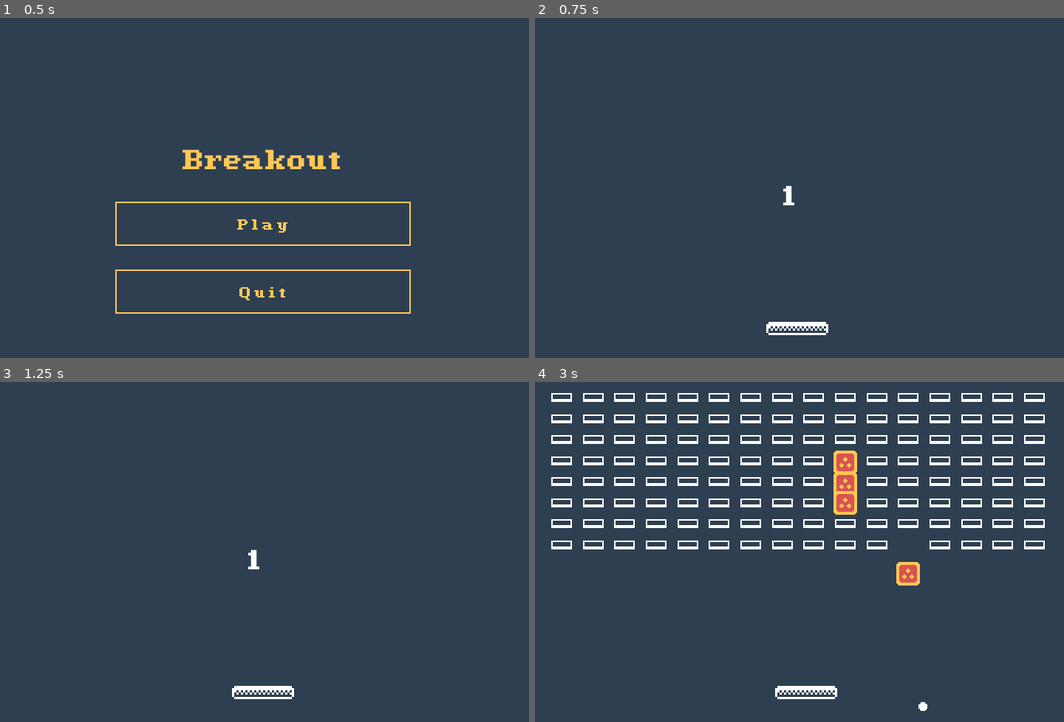
Above: before the commit, frames 1-4 (two rows, left to right).
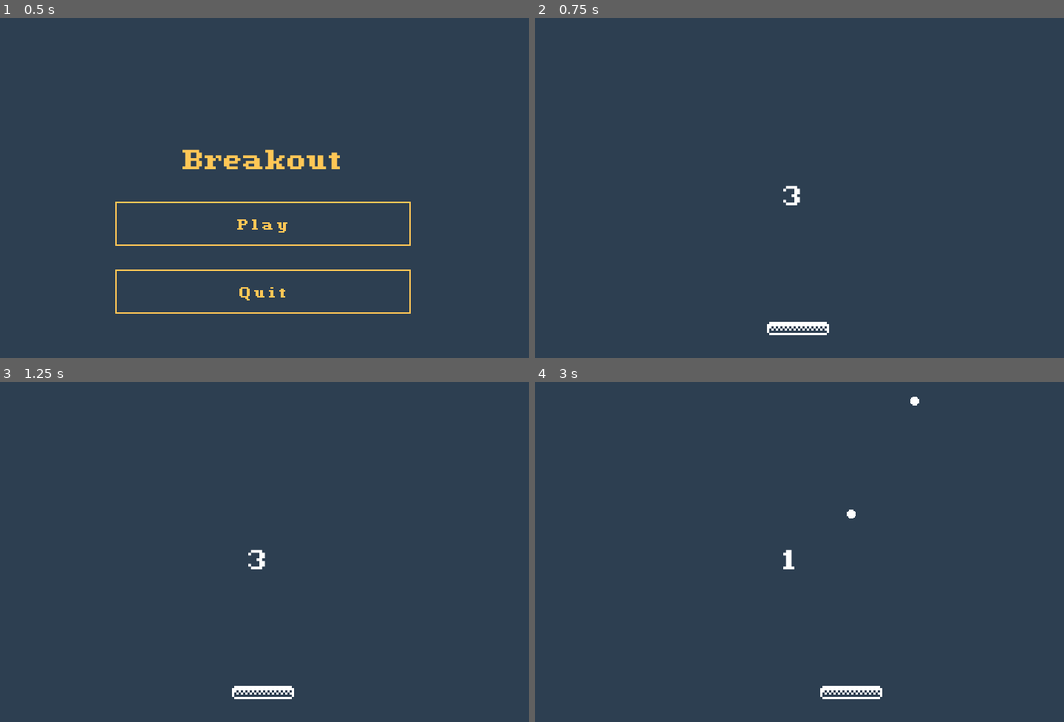
Above: after the commit, the same moments.

Repository: cnnranderson/godot-breakout
Game: Godot game, scene res://scenes/main/MainScene.tscn
The game is run twice, just before and just after one commit, with the same random seed, the same clock (stepped at 60 frames per second) and the same inputs. Sound files missing from this copy of the repository are replaced by a short silence.
Inputs (mouse positions are in pixels of both pictures, inside the frame that each line leads up to):
- Up to frame 1 (0.5 s): no input
- Up to frame 2 (0.75 s): click "Play" at 0.5 s
- Up to frame 3 (1.25 s): no input
- Up to frame 4 (3 s): tap Enter at 1.25 s; move the mouse to (915, 528) at 1.27 s; hold Up (ui_up) 1.28-2.03 s; move the mouse to (693, 562) at 2.02 s; move the mouse to (852, 467) at 2.77 s; hold Up (ui_up) from 2.78 s (still down)

Frame 1 is identical in both runs. In frame 2, 0.2% of the frame differs, in the area x 43-56%, y 49-94%; in frame 3, 0.1%; in frame 4, 9.0%, in the area x 3-97%, y 3-97%.

Commit message:
Change the way the paddle moves to fix jitter

Diff:
--- a/entities/paddle/Paddle.gd
+++ b/entities/paddle/Paddle.gd
@@ -1,7 +1,7 @@
 extends KinematicBody2D
 class_name Paddle
 
-export(int) var speed = 2000
+export(int) var speed = 0.00001
 export(int) var start_y = 440
 
 onready var width = $Sprite.texture.get_width() * scale.x
@@ -18,8 +18,9 @@
 	# scale = Vector2(3, max((speed - abs(velocity.x)) / speed * 3, .25))
 
 func _physics_process(delta):
-	velocity = position.direction_to(target) * speed
-	velocity = move_and_slide(velocity)
+	# velocity = position.direction_to(target) * speed
+	# velocity = move_and_slide(velocity)
 
+	position.x = lerp(target.x, position.x, speed)
 	position.x = clamp(position.x, width / 2, 720 - width / 2)
 	position.y = start_y
--- a/scenes/game/GameScene.tscn
+++ b/scenes/game/GameScene.tscn
@@ -33,6 +33,7 @@
 [node name="Timers" type="CanvasLayer" parent="."]
 
 [node name="StartTimer" type="Timer" parent="Timers"]
+wait_time = 3.0
 one_shot = true
 
 [node name="Hud" type="CanvasLayer" parent="."]
